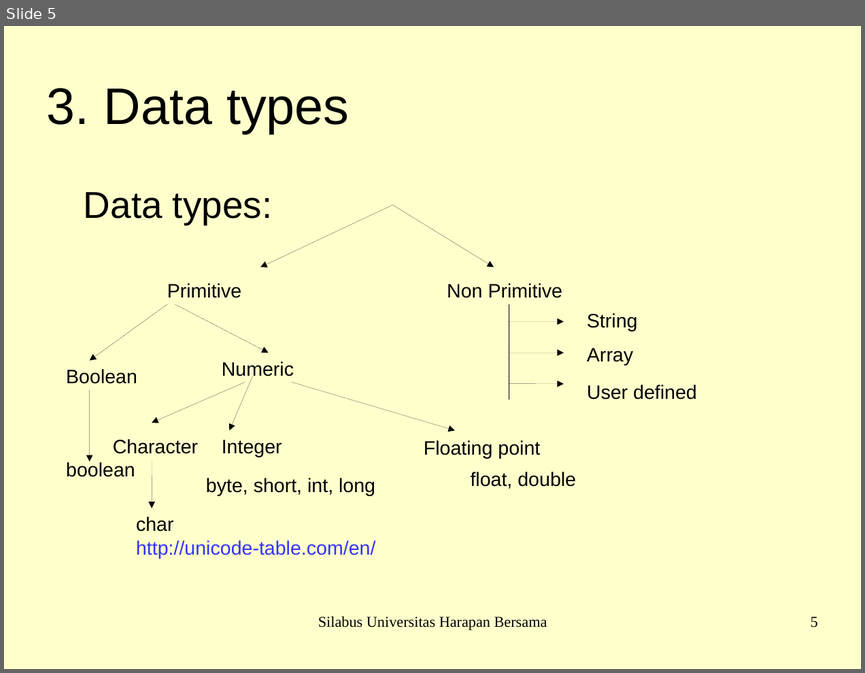
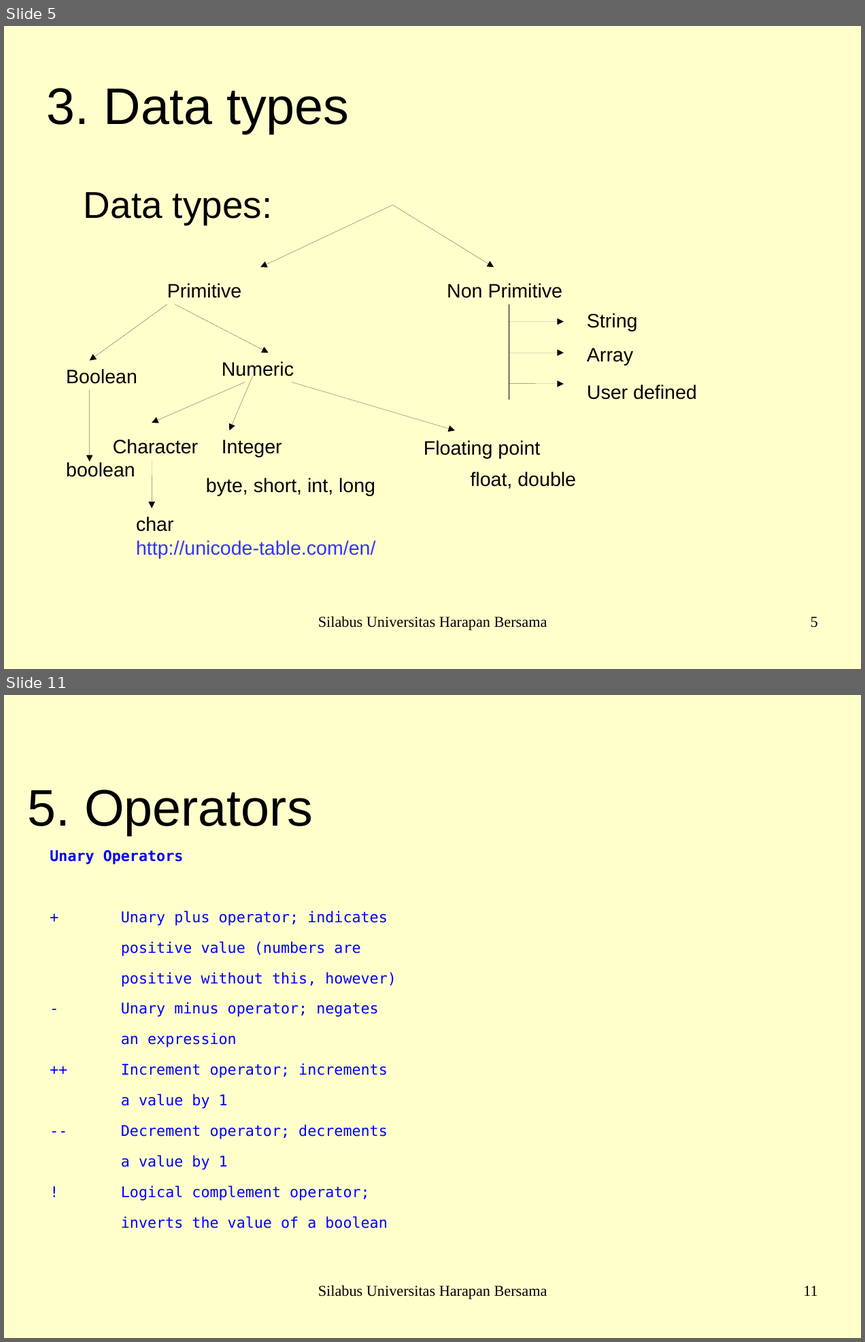
Before and after one commit to arissetyawan-campus-1qaz2wsx3edc/java-programming-basic, a slide deck: java-master-slide.odp. Shown one above the other, each under a label of ours: slide 5 before the commit, slides 5 and 11 after it; the slides between them are not shown. The pictures are 865x673 and 865x1342 pixels, drawn with LibreOffice and Linux fonts; fonts in the diff are those of the drawing; background and template pictures are left out. Boxes give left, top, right and bottom in pixels: in the first picture for what was removed or moved away, otherwise in the second. Text is boxed around its words. In the diff, an @@ line names an element or a change of style, - is before the commit and + after.

```diff
--- a/java-master-slide.odp
+++ b/java-master-slide.odp
@@ slide 11 added at box(4, 695, 861, 1338), background #FFFFCC @@
@@ title added at box(27, 790, 313, 835), 47.6 pt, text #000000 @@
+5. Operators
@@ text added at box(50, 850, 396, 1228), 13.7 pt, text #0000FF @@
+Unary Operators
++ Unary plus operator; indicates
+positive value (numbers are
+positive without this, however)
+- Unary minus operator; negates
+an expression
+++ Increment operator; increments
+a value by 1
+-- Decrement operator; decrements
+a value by 1
+! Logical complement operator;
+inverts the value of a boolean
@@ text added at box(318, 1285, 547, 1299), 14 pt, text #000000 @@
+Silabus Universitas Harapan Bersama
@@ page number added at box(803, 1285, 817, 1295), 14 pt, text #000000 @@
+11
```
Also in this commit, not shown: 2 slides changed, 9 other slides added, 2 other files.
